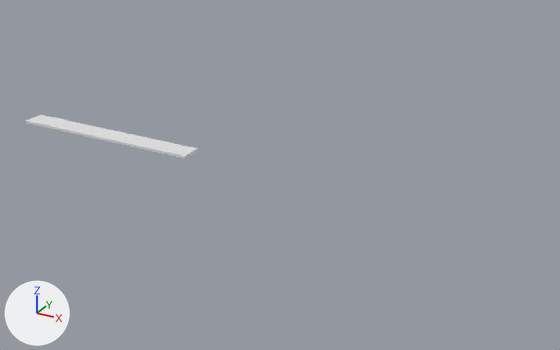
Renders of the FBX model JDBaconNewUnity/Assets/Prefabs/Mesh Prefabs/Level 3/Ground Layout.FBX from each side of a commit.
One viewpoint serves both versions: a 50 mm camera at (1194.0, -1306.0, 645.0) aimed at (459.0, 31.0, -23.0). Every picture has the same lights, and +X, +Y and +Z are marked at lower left. Where no turn or scale is listed for an object, it has been applied to the vertices.
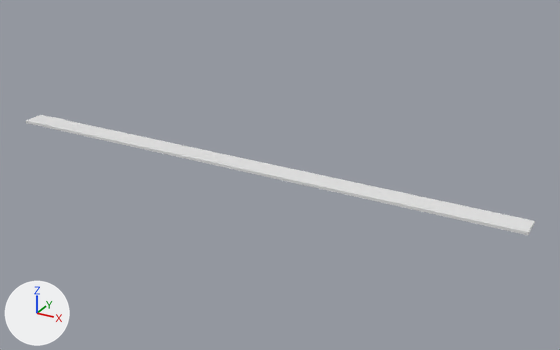
Patch to the scene script:
```diff
--- a/JDBaconNewUnity/Assets/Prefabs/Mesh Prefabs/Level 3/Ground Layout.FBX.py
+++ b/JDBaconNewUnity/Assets/Prefabs/Mesh Prefabs/Level 3/Ground Layout.FBX.py
@@ me_box01_ncl1_1 @@
 me_box01_ncl1_1.from_pydata(...)  # 56 vertices, 54 faces; spans x -224.0..252.0, y -25.0..26.0, z -6.0..2.0
 # used by ob_box01; location = (0.0, 0.0, 0.0)
+# me_box01_ncl1_1 part 1: all 12 vertices in x 252.0, y -25.0..26.0, z -6.0..0.0 are moved by (740.0, 0.0, 0.0)
```

Location of each change, (x1, y1, x2, y2) in pixels of the pictures (560 x 350 px; the box of a moved part takes in the faces that stretch with it):
'Box01', reshaped (195% wider, 175% taller)
    before: (26, 115, 198, 158)
    after: (26, 115, 535, 235)
part 1 of me_box01_ncl1_1, moved or reshaped
    before: (183, 147, 198, 158)
    after: (183, 147, 535, 235)
